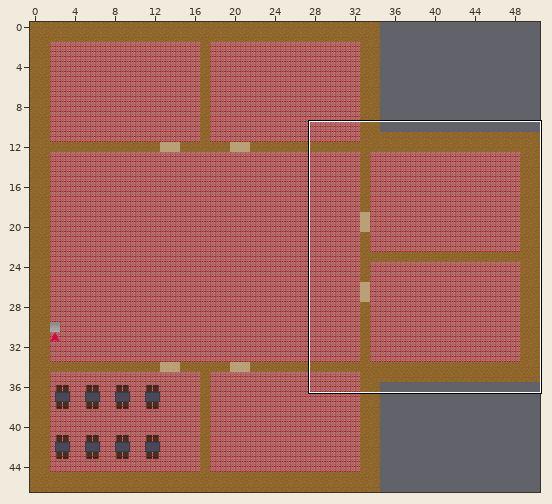
A Tiled map gets an edit: map/ground_floor.tmx. The first picture is a wide view before the edit; the outline marks the close-up.
Close-up. Before the edit:
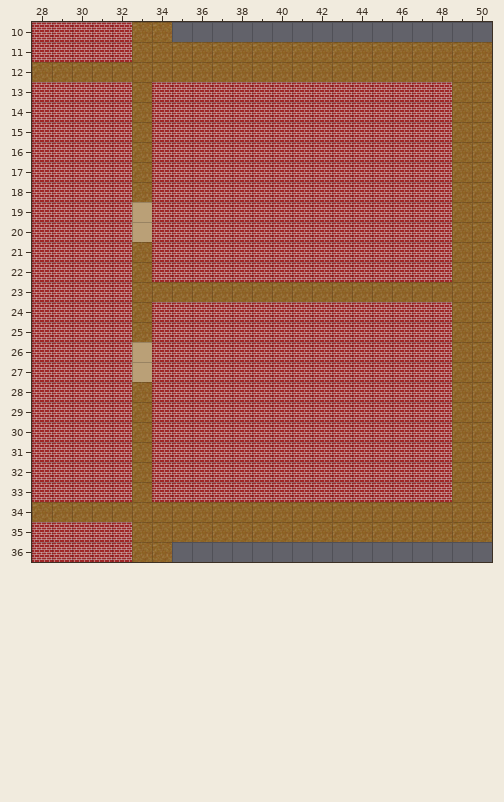
Cells are 32x32 px. Shown: x 28..50, y 10..36. The commit also changed other parts of the map, which this record leaves out.
The same view after the edit:
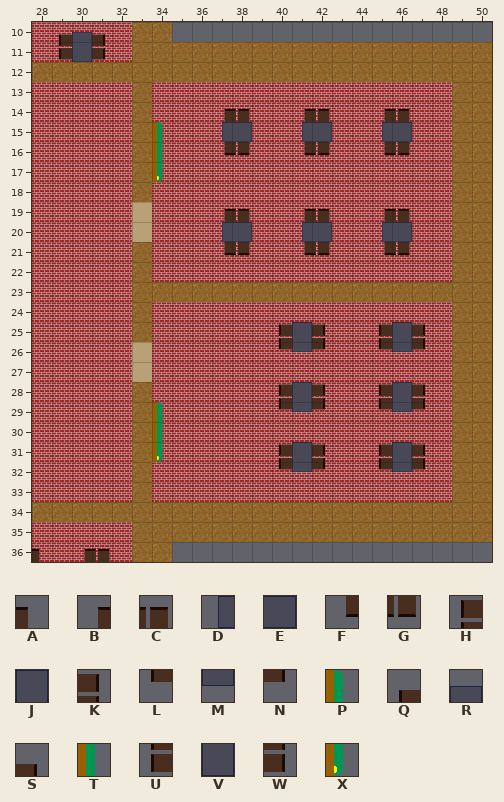
Key: from "objects_tiled_ready": A 1, B 2, C 3, D 16, E 17, F 30, G 31, H 42, J 43, K 44, L 56, M 57, N 58, P 66, Q 70, R 71, S 72, T 80, U 84, V 85, W 86, X 94.
_ is an empty cell, . an unchanged one.
Change:
--- layer "objects"
@@ x 29..31 @@
-10 ___
-11 ___
+10 QRS
+11 UVW
@@ x 34..46 @@
-14 ...__..__..__
-15 _..__..__..__
-16 _..__..__..__
-17 _............
+14 ...BC..BC..BC
+15 P..DE..DE..DE
+16 T..FG..FG..FG
+17 X............
@@ x 37..46 @@
-19 __..__..__
-20 __..__..__
-21 __..__..__
+19 BC..BC..BC
+20 DE..DE..DE
+21 FG..FG..FG
@@ x 40..47 @@
-25 ___..___
-26 ___..___
+25 HJK..HJK
+26 LMN..LMN
@@ x 34..47 @@
-28 ......___..___
-29 _.....___..___
-30 _.............
-31 _.....___..___
-32 ......___..___
+28 ......HJK..HJK
+29 P.....LMN..LMN
+30 T.............
+31 X.....HJK..HJK
+32 ......LMN..LMN
@@ x 28..31 @@
-36 _.__
+36 A.BC
